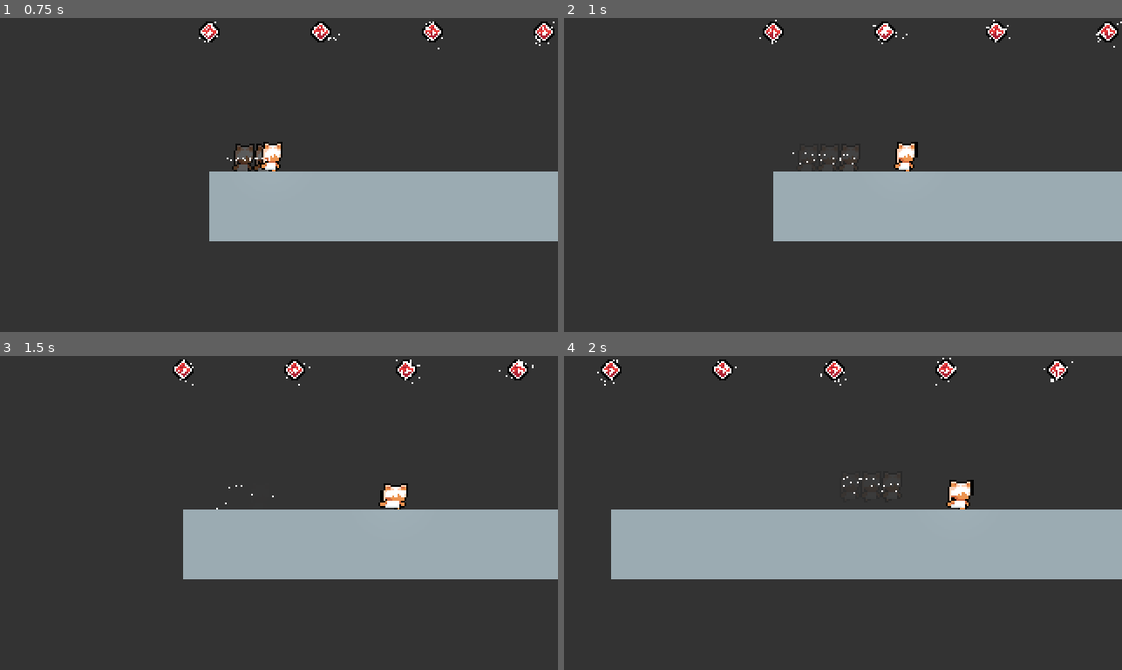
Above: before the commit, frames 1-4 (two rows, left to right).
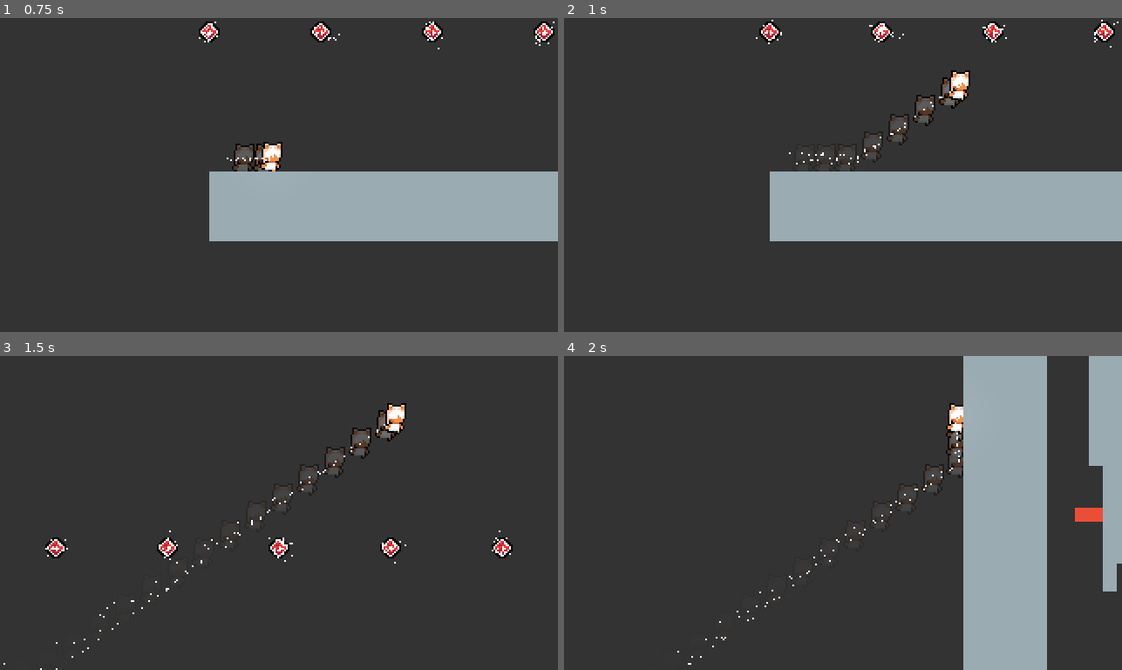
Above: after the commit, the same moments.

Repository: PromisedRain/Planeswalker
Game: Godot game, scene res://src/scenes/main.tscn
Same seed, same stepped clock (60 frames per second), same inputs: the game is played once before the commit and once after it. The engine's default icon, where the game draws it, is replaced by a stand-in: a white triangle on a blue panel in a dark square.
Inputs:
- Up to frame 1 (0.75 s): hold D (right) from 0.53 s (still down); tap X (dash) at 0.6 s
- Up to frame 2 (1 s): keep holding D (right); tap Space (jump) at 0.77, 0.8 s
- Up to frame 3 (1.5 s): keep holding D (right); tap Space (jump) at 1.07, 1.35 s
- Up to frame 4 (2 s): keep holding D (right); tap Space (jump) at 1.52, 1.82 s; tap X (dash) at 1.55 s

Frame 1 is identical in both runs. In frame 2, 2.5% of the frame differs, in the area x 34-100%, y 0-72%; in frame 3, 18%; in frame 4, 33%, in the area x 5-100%, y 0-100%.

Commit message:
working more on superjump

Diff:
--- a/src/scenes/gameObjects/player/player.gd
+++ b/src/scenes/gameObjects/player/player.gd
@@ -35,6 +35,9 @@
 var canJump: bool
 var jumpBuffer: bool
 var isJumping: bool = false
+
+var superJumpLengthTimer: float
+var isSuperJumping: bool
 
 var dashInput: bool
 var dashCooldownTimer: float
@@ -55,6 +58,13 @@
 const upwardCornerCorrection: int = 4
 const respawnTime: float = 2.5
 
+const jumpHeight: float = (210.0) * -1
+const jumpHBoost: float = 0.925
+const jumpAirHang: float = 0.8
+const jumpGraceTime: float = 0.19
+const jumpBufferTime: float = 0.11
+const variableJumpH: float = 0.45
+
 const dashSpeed: float = 240.0
 const endDashSpeed: float = 160.0
 const dashLengthTime: float = 0.13
@@ -64,22 +74,18 @@
 const maxDashes: int = 1
 const dashCornerCorrection: int = 4
 
+const superJumpLengthTime: float = 0.125
+const superJumpX: float = 300
+
 const runSpeed: float = 90.0
 const maxRunSpeed: float = runSpeed
 const runAccel: float = 12.0
 const airAccel: float = 10.5
 
 const groundFriction: float = 35.0
-const airResistance: float = 32.0
+const airResistance: float = 40.0
 const friction: float = groundFriction
 const duckFriction: float = friction / 1.5
-
-const jumpHeight: float = (210.0) * -1
-const jumpHBoost: float = 0.925
-const jumpAirHang: float = 0.8
-const jumpGraceTime: float = 0.19
-const jumpBufferTime: float = 0.11
-const variableJumpH: float = 0.45
 
 const fallGravity: float = 1.15
 const fallSpeed: float = 310.0
@@ -117,28 +123,7 @@
 		direction = Vector2.ZERO
 		player_input()
 		move_and_slide()
-
-func start_jump_grace_timer():
-	jumpGraceTimer = jumpGraceTime
-
-func start_jump_buffer_timer():
-	jumpBufferTimer = jumpBufferTime
-
-#acceleration and friction
-func apply_velocity(to: Vector2, weight: float, delta: float) -> void:
-	velocity = lerp(velocity, to, weight * delta)
-
-func accelerate(dir: Vector2, delta: float, air: bool = false) -> void:
-	var acceleration: float = runAccel
-	if air:
-		acceleration = airAccel
-	apply_velocity(Vector2(dir.x * maxRunSpeed, velocity.y), acceleration, delta)
-
-func decelerate(delta: float, air: bool = false) -> void:
-	var fric: float = friction
-	if air:
-		fric = airResistance
-	apply_velocity(Vector2(0, velocity.y), fric, delta)
+		print(isSuperJumping)
 
 func _gravity_process(delta: float) -> void:
 	if !is_on_floor():
@@ -152,6 +137,28 @@
 	if velocity.y > maxFallSpeed:
 		velocity.y = maxFallSpeed
 
+func start_jump_grace_timer():
+	jumpGraceTimer = jumpGraceTime
+
+func start_jump_buffer_timer():
+	jumpBufferTimer = jumpBufferTime
+
+#acceleration and friction
+func apply_velocity(to: Vector2, weight: float, delta: float) -> void:
+	velocity = lerp(velocity, to, weight * delta)
+
+func accelerate(dir: Vector2, delta: float, air: bool = false) -> void:
+	var acceleration: float = runAccel
+	if air:
+		acceleration = airAccel
+	apply_velocity(Vector2(dir.x * maxRunSpeed, velocity.y), acceleration, delta)
+
+func decelerate(delta: float, air: bool = false) -> void:
+	var fric: float = friction
+	if air:
+		fric = airResistance
+	apply_velocity(Vector2(0, velocity.y), fric, delta)
+
 func update(delta: float) -> void:
 	# dash
 	if dashCooldownTimer > 0.0:
@@ -172,6 +179,13 @@
 		jumpBufferTimer -= delta
 	if NodeUtility.is_approximately_equal(jumpBufferTimer, 0.0, 0.01):
 		jumpBuffer = false
+
+	#superjump
+	if superJumpLengthTimer > 0.0:
+		superJumpLengthTimer -= delta
+		print(superJumpLengthTimer)
+	if NodeUtility.is_approximately_equal(superJumpLengthTimer, 0.0, 0.1):
+		isSuperJumping = false
 
 	#respawn
 	if respawnTimer > 0.0:
@@ -244,17 +258,8 @@
 		facing.y -= 1
 
 	jumpInput = Input.is_action_just_pressed("jump")
-
 	dashInput = Input.is_action_just_pressed("dash")
-
 	duckInput = Input.is_action_pressed("duck")
-
-func refill_dashes() -> bool:
-	if totalDashes < maxDashes:
-		totalDashes = maxDashes
-		return true
-	else:
-		return false
 
 func player_movement(delta) -> void:
 	if direction != Vector2.ZERO:
@@ -400,7 +405,6 @@
 
 #dash
 func st_dash(delta: float) -> Callable:
-
 	jumpInput = Input.is_action_just_pressed("jump")
 	if jumpInput:
 		print(jumpInput)
@@ -429,6 +433,7 @@
 	dashLengthTimer = dashLengthTime
 	dashCooldownTimer = dashCooldownTime
 	dashTrailTimer = dashTrailTime
+	start_jump_grace_timer()
 
 	if facing != Vector2.ZERO:
 		dashDir = facing
@@ -444,6 +449,8 @@
 	dashTrailTimer = 0
 	dashParticles.emitting = false
 
+	dashDir = Vector2.ZERO
+
 func leave_dash_events() -> void:
 	totalDashesSession += 1
 
@@ -460,13 +467,35 @@
 
 #superjump
 func st_super_jump(delta: float) -> void:
-	pass
+
+	if dashTrailTimer > 0:
+		dashTrailTimer -= delta
+		if dashTrailTimer <= 0:
+			create_dash_trail()
+			dashTrailTimer = dashTrailTime
+
+	if !isSuperJumping:
+		return Callable(self, "st_fall")
 
 func st_enter_super_jump(delta: float = 0) -> void:
 	print("SUPERJUMP")
+	isSuperJumping = true
+	dashParticles.emitting = true
+
+	superJumpLengthTimer = superJumpLengthTime
+	dashTrailTimer = dashTrailTime
+
+	if facing != Vector2.ZERO:
+		dashDir = facing
+	else:
+		dashDir = lastDir
+
+	dashParticles.direction = dashDir.normalized()
+	velocity.y = jumpHeight
+	velocity.x = superJumpX * dashDir.x
 
 func st_leave_super_jump(delta: float = 0) -> void:
-	pass
+	isSuperJumping = false
 
 #duck
 func st_duck(delta: float) -> Callable:
@@ -596,3 +625,10 @@
 	ghostInstance.flip_h = sprite.flip_h
 	ghostInstance.modulate = ghostDashColor
 	get_parent().get_node("DashGhostContainer").add_child(ghostInstance)
+
+func refill_dashes() -> bool:
+	if totalDashes < maxDashes:
+		totalDashes = maxDashes
+		return true
+	else:
+		return false
Not shown, added: src/scenes/gameObjects/player/plaF2A8.tmp
